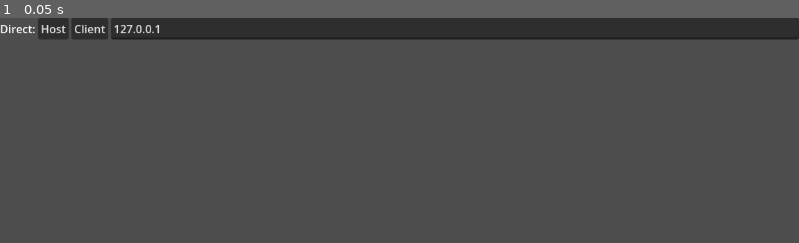
Above: before the commit, frame 1.
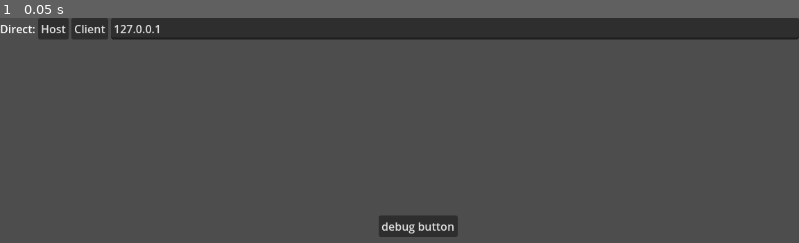
Above: after the commit, the same moment.

Repository: LeftCircle/GodotNetworkingTests
Game: Godot game, scene res://scenes/ui/LoginScreen.tscn
Two runs of this game, one before a commit and one after it. Both use one fixed random seed, a clock stepped at 60 frames per second and the inputs below. Before the commit the project has no main scene; this scene is started directly in both runs.
Inputs:
- Up to frame 1 (0.05 s): no input

The runs differ from the first frame. In frame 1, 0.9% of the frame differs, in the area x 47-58%, y 88-98%.

Commit message:
dispair. Buttons just won't work

Diff:
--- /dev/null
+++ b/main.tscn
@@ -0,0 +1,14 @@
+[gd_scene load_steps=2 format=3 uid="uid://2se1kgjw6u3i"]
+
+[ext_resource type="PackedScene" uid="uid://dmemhlg2rcrys" path="res://scenes/ui/LoginScreen.tscn" id="1_ig7tw"]
+
+[node name="Main" type="Node2D"]
+
+[node name="Control" type="Control" parent="."]
+layout_mode = 3
+anchors_preset = 0
+offset_right = 1152.0
+offset_bottom = 648.0
+
+[node name="LoginScreen" parent="Control" instance=ExtResource("1_ig7tw")]
+layout_mode = 1
--- a/project.godot
+++ b/project.godot
@@ -11,6 +11,7 @@
 [application]
 
 config/name="GodotNetworkingTests"
+run/main_scene="uid://2se1kgjw6u3i"
 config/features=PackedStringArray("4.4", "Forward Plus")
 config/icon="res://icon.svg"
 
@@ -18,6 +19,8 @@
 
 Server="*res://singletons/Server.tscn"
 World="*res://singletons/World.tscn"
+CommandFrame="*res://singletons/CommandFrame.gd"
+Logging="*res://singletons/Logging.gd"
 
 [file_customization]
 
@@ -26,3 +29,11 @@
 "res://scenes/": "green",
 "res://singletons/": "pink"
 }
+
+[input]
+
+enter={
+"deadzone": 0.2,
+"events": [Object(InputEventKey,"resource_local_to_scene":false,"resource_name":"","device":0,"window_id":0,"alt_pressed":false,"shift_pressed":false,"ctrl_pressed":false,"meta_pressed":false,"pressed":false,"keycode":0,"physical_keycode":4194309,"key_label":0,"unicode":0,"location":0,"echo":false,"script":null)
+]
+}
--- a/scenes/ui/LoginScreen.tscn
+++ b/scenes/ui/LoginScreen.tscn
@@ -1,6 +1,7 @@
-[gd_scene load_steps=2 format=3 uid="uid://dmemhlg2rcrys"]
+[gd_scene load_steps=3 format=3 uid="uid://dmemhlg2rcrys"]
 
 [ext_resource type="Script" uid="uid://caxuaa5xgl0qw" path="res://scenes/ui/login_screen.gd" id="1_fw4bc"]
+[ext_resource type="Script" uid="uid://uy3g214g1ocb" path="res://scenes/ui/debug_button.gd" id="2_r4cuc"]
 
 [node name="LoginScreen" type="Control"]
 layout_mode = 3
@@ -9,6 +10,7 @@
 anchor_bottom = 1.0
 grow_horizontal = 2
 grow_vertical = 2
+mouse_filter = 2
 script = ExtResource("1_fw4bc")
 
 [node name="VBoxContainer" type="VBoxContainer" parent="."]
@@ -18,9 +20,11 @@
 anchor_bottom = 1.0
 grow_horizontal = 2
 grow_vertical = 2
+mouse_filter = 2
 
 [node name="HBoxContainer" type="HBoxContainer" parent="VBoxContainer"]
 layout_mode = 2
+mouse_filter = 2
 
 [node name="Label" type="Label" parent="VBoxContainer/HBoxContainer"]
 layout_mode = 2
@@ -29,6 +33,7 @@
 [node name="Host" type="Button" parent="VBoxContainer/HBoxContainer"]
 layout_mode = 2
 text = "Host"
+script = ExtResource("2_r4cuc")
 
 [node name="Client" type="Button" parent="VBoxContainer/HBoxContainer"]
 layout_mode = 2
@@ -39,5 +44,16 @@
 size_flags_horizontal = 3
 text = "127.0.0.1"
 
+[node name="DebugButton" type="Button" parent="."]
+layout_mode = 2
+offset_left = 546.0
+offset_top = 285.0
+offset_right = 660.0
+offset_bottom = 316.0
+button_mask = 7
+text = "debug button"
+script = ExtResource("2_r4cuc")
+metadata/_custom_type_script = "uid://uy3g214g1ocb"
+
 [connection signal="pressed" from="VBoxContainer/HBoxContainer/Host" to="." method="_on_host_pressed"]
 [connection signal="pressed" from="VBoxContainer/HBoxContainer/Client" to="." method="_on_client_pressed"]
--- /dev/null
+++ b/scenes/ui/debug_button.gd
@@ -0,0 +1,17 @@
+extends Button
+class_name DebugButton
+
+func _ready() -> void:
+	pressed.connect(_on_pressed)
+	button_down.connect(_on_button_down)
+	disabled = false
+
+func _input(event: InputEvent) -> void:
+	if event.is_action(&"enter"):
+		pressed.emit()
+
+func _on_pressed() -> void:
+	print("Debug button ", name, " pressed")
+
+func _on_button_down() -> void:
+	print("Debug button ", name, " down")
--- a/scenes/ui/login_screen.gd
+++ b/scenes/ui/login_screen.gd
@@ -1,10 +1,10 @@
 extends Control
 class_name LoginScreen
 
-
 func _on_host_pressed() -> void:
-	pass # Replace with function body.
+	print("On host pressed")
+	Server.on_host_pressed()
 
 
 func _on_client_pressed() -> void:
-	pass # Replace with function body.
+	Server.on_connect_pressed()
--- /dev/null
+++ b/singletons/CommandFrame.gd
@@ -0,0 +1,135 @@
+extends Node
+
+const MAX_PHYSICS_AHEAD = 0
+const MAX_PHYSICS_BEHIND = 0
+const DOUBLE_ITERATIONS_BEHIND = 5
+
+# max frame number is 3 bytes of data
+const MAX_FRAME_NUMBER = 16777215
+const MAX_FRAME_FOR_MOD = MAX_FRAME_NUMBER + 1
+const BUFFER_PAD = 2
+#const MAX_FRAME_NUMBER = 255
+
+var half_max_frame = MAX_FRAME_NUMBER / 2
+var frame_length_sec : float = 1.0 / float(ProjectSettings.get_setting("physics/common/physics_ticks_per_second"))
+var frame_length_msec : float = frame_length_sec * 1000
+var frame = 0
+var clients_ahead_by : int = 1
+var client_buffer_pad : int = 5
+var latency_buffer_pad : int = 10
+var client_buffer : int = 1
+var compressed_frame : Array
+var debug_last_frame_start = 0
+var debug_current_frame_start = 0
+#var input_processing : InputProcessing
+#var player_sync_controller = PlayerSyncController.new()
+
+
+var previous_command_frame : int = -1
+signal command_frame_process(delta, frame_number)
+
+func execute():
+	previous_command_frame = frame
+	#var expected_frame = int((float(Time.get_ticks_msec()) / frame_length_msec)) % MAX_FRAME_NUMBER
+	#frame = _account_for_real_time_command_frames(expected_frame)
+	frame = (frame + 1) % MAX_FRAME_NUMBER
+	#compressed_frame = BaseCompression.compress_frame_into_3_bytes(frame)
+	assert(frame != previous_command_frame)
+	assert(frame <= MAX_FRAME_NUMBER)
+	Logging.log_line("------------------------ COMMAND FRAME " + str(frame) + " ------------------------")
+	#debug_last_frame_start = debug_current_frame_start
+	#debug_current_frame_start = Time.get_ticks_msec()
+	#var td = (debug_current_frame_start - debug_last_frame_start)
+	#Logging.log_line("Frame time = " + str(td))
+	#get_tree().multiplayer.poll()
+	#var poll_funcref = funcref(get_tree().multiplayer, "poll")
+	#FunctionQueue.queue_funcref(poll_funcref, [FunctionQueue.FUNC_IS_VOID])
+
+#func _process(delta):
+#	multiplayer.poll()
+#	pass
+
+func command_frame_greater_than_previous(frame_n : int, previous_frame : int) -> bool:
+	return (((frame_n > previous_frame) and (frame_n - previous_frame <= half_max_frame)) or
+			(frame_n < previous_frame) and (previous_frame - frame_n > half_max_frame))
+
+# frame_a >= frame_b
+func greater_than_or_eq_to(frame_a : int, frame_b : int) -> bool:
+	if frame_a == frame_b:
+		return true
+	return command_frame_greater_than_previous(frame_a, frame_b)
+
+func difference_when_actual_is_ahead(expected_frame : int, actual_frame : int) -> int:
+	assert(!command_frame_greater_than_previous(expected_frame, actual_frame))
+	var diff = 0
+	if abs(actual_frame - expected_frame) > half_max_frame:
+		# Actual has wrapped around but expected has not
+		diff = MAX_FRAME_NUMBER - expected_frame + actual_frame
+	else:
+		diff = actual_frame - expected_frame
+	return diff
+
+func frame_difference(future_frame : int, past_frame : int) -> int:
+	if abs(past_frame - future_frame) > half_max_frame:
+		# Frame wraparound has occured.
+		if past_frame < future_frame:
+			# The past frame is actually ahead!
+			var frames_till_wrap = MAX_FRAME_NUMBER - future_frame
+			return -(frames_till_wrap + past_frame)
+		else:
+			var frames_till_wrap = MAX_FRAME_NUMBER - past_frame
+			return future_frame + frames_till_wrap
+	else:
+		return future_frame - past_frame
+
+func frame_difference_float(future_frame : float, past_frame : float) -> float:
+	if abs(past_frame - future_frame) > half_max_frame:
+		# Frame wraparound has occured.
+		if past_frame < future_frame:
+			# The past frame is actually ahead!
+			var frames_till_wrap = MAX_FRAME_NUMBER - future_frame
+			return -(frames_till_wrap + past_frame)
+		else:
+			var frames_till_wrap = MAX_FRAME_NUMBER - past_frame
+			return future_frame + frames_till_wrap
+	else:
+		return future_frame - past_frame
+
+func get_frame_number_from_expected(expected_frame_n : int) -> int:
+	if expected_frame_n < 0:
+		assert(abs(expected_frame_n) <= MAX_FRAME_NUMBER)
+		return MAX_FRAME_NUMBER + expected_frame_n
+	return expected_frame_n % MAX_FRAME_NUMBER
+
+func get_next_frame(from_frame : int = frame) -> int:
+	return (from_frame + 1) % MAX_FRAME_NUMBER
+
+func get_past_frame(frame_n : int, frames_back : int) -> int:
+	return posmod(frame_n - frames_back, MAX_FRAME_FOR_MOD)
+
+func get_previous_frame(frame_n : int, n_frames_back = 1) -> int:
+	return posmod(frame_n - n_frames_back, MAX_FRAME_FOR_MOD)
+
+func frames_between_past_and_future(past_frame, future_frame) -> Array:
+	var array = []
+	if past_frame == future_frame:
+		return [future_frame]
+	if future_frame > past_frame:
+		for i in range(past_frame, future_frame + 1):
+			array.append(i)
+		return array
+	else:
+		for i in range(past_frame, MAX_FRAME_NUMBER):
+			array.append(i)
+		for i in range(0, future_frame):
+			array.append(i)
+	return array
+
+func set_clients_ahead_by(n_frames : int) -> void:
+	clients_ahead_by = n_frames
+
+func set_client_buffer(n_frames : int) -> void:
+	client_buffer = n_frames
+
+func get_command_frame_number() -> int:
+	return int((float(Time.get_ticks_msec()) / frame_length_msec))
--- /dev/null
+++ b/singletons/Logging.gd
@@ -0,0 +1,53 @@
+extends Node
+
+# A way to print output to a text file instead of printing to console
+var log_name : String
+var log_file : FileAccess
+var logging_enabled = true
+var server_logging_enabled = false
+var n_server_sends = 0
+var n_server_receives = 0
+
+func _ready():
+	log_name = "user://SERVER.log"
+	if is_logging_enabled():
+		_create_log_file()
+
+func is_logging_enabled() -> bool:
+	return logging_enabled
+
+func log_server_send(info : String) -> void:
+	if server_logging_enabled:
+		info = "send " + str(n_server_sends) + " | " + info
+		n_server_sends += 1
+		_store_line(info)
+
+func log_server_receive(info : String) -> void:
+	if server_logging_enabled:
+		info = "receive " + str(n_server_receives) + " | " + info
+		n_server_receives += 1
+		_store_line(info)
+
+func _store_line(info : String) -> void:
+	if logging_enabled:
+		info = str(CommandFrame.frame) + " | " + info
+		log_file.store_line(info)
+
+func log_line(info : String) -> void:
+	if logging_enabled:
+		info = str(CommandFrame.frame) + " | " + info
+		log_file.store_line(info)
+
+func log_object_vars(obj) -> void:
+	if logging_enabled:
+		var properties = obj.get_script().get_script_property_list()
+		for property in properties:
+			Logging.log_line(property.name + " = " + str(obj.get(property.name)))
+
+func _create_log_file():
+	log_file = FileAccess.open(log_name, FileAccess.WRITE)
+
+
+func log_dict_as_json(dict : Dictionary) -> void:
+	if logging_enabled:
+		log_file.store_line(JSON.new().stringify(dict))
--- a/singletons/Server.gd
+++ b/singletons/Server.gd
@@ -1,5 +1,6 @@
 extends Node
 const PORT = 4433
+var default_ip = "127.0.0.1"
 
 # This server singleton is present on both the host and clients. It's a very
 # convienent place to put @rpc calls because you don't have to worry about
@@ -19,9 +20,9 @@
 	# Automatically start the server in headless mode.
 	if DisplayServer.get_name() == "headless":
 		print("Automatically starting dedicated server.")
-		_on_host_pressed.call_deferred()
+		on_host_pressed.call_deferred()
 
-func _on_host_pressed():
+func on_host_pressed():
 	# Start as server.
 	var peer = ENetMultiplayerPeer.new()
 	peer.create_server(PORT)
@@ -33,14 +34,18 @@
 	start_game()
 
 
-func _on_connect_pressed():
+func on_connect_pressed():
 	# Start as client.
 	var txt : String = $UI/Net/Options/Remote.text
+	var ip : String
 	if txt == "":
-		OS.alert("Need a remote to connect to.")
-		return
+		#OS.alert("Need a remote to connect to.")
+		print("Connecting to default ip", default_ip)
+		ip = default_ip
+	else:
+		ip = txt
 	var peer = ENetMultiplayerPeer.new()
-	peer.create_client(txt, PORT)
+	peer.create_client(ip, PORT)
 	if peer.get_connection_status() == MultiplayerPeer.CONNECTION_DISCONNECTED:
 		OS.alert("Failed to start multiplayer client.")
 		return
Not shown, added: scenes/ui/debug_button.gd.uid
Not shown, added: singletons/CommandFrame.gd.uid
Not shown, added: singletons/Logging.gd.uid
